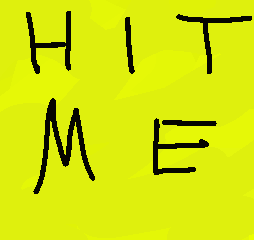
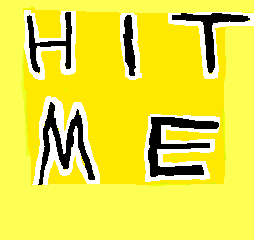
The second w=254, h=240 image is a revision of the first. Changes to its layers:
painted on "Paint Layer 1" over [0, 0, 254, 240]
